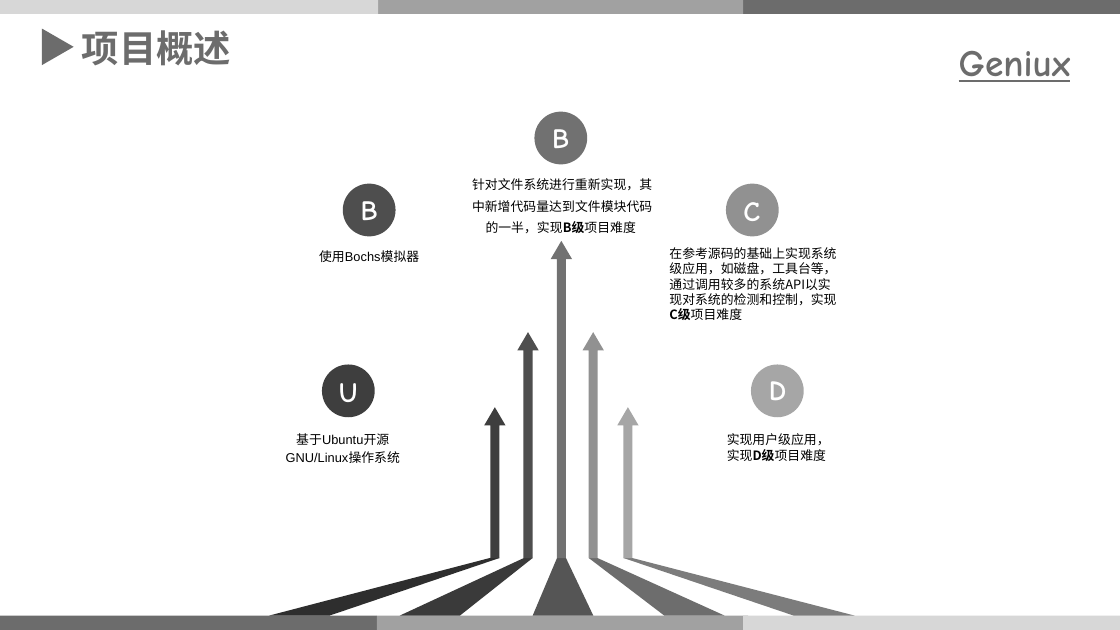
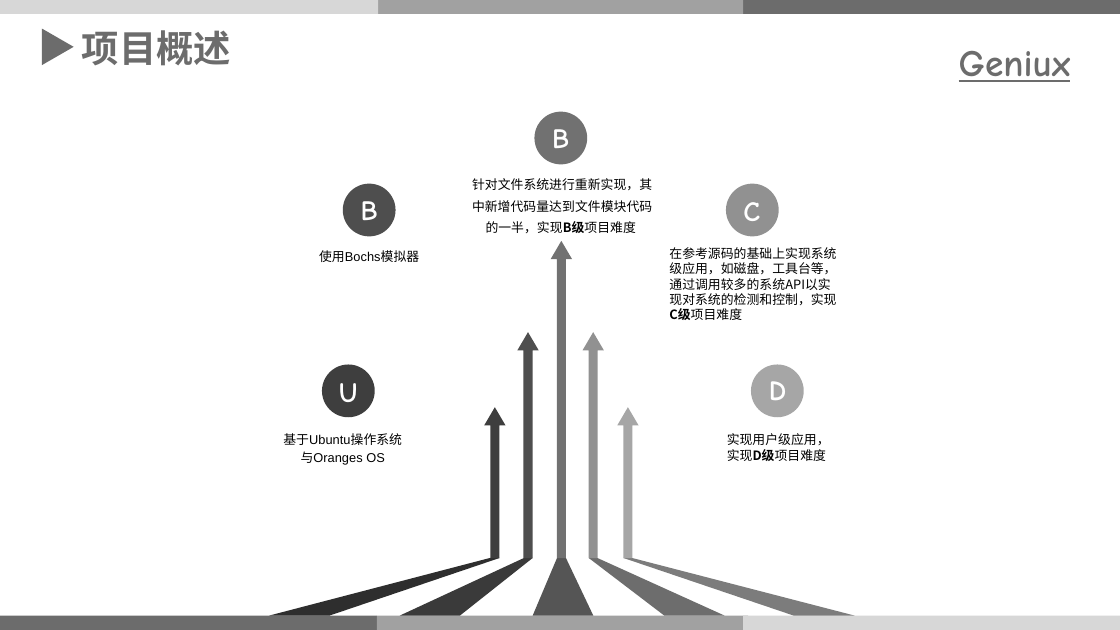
Before and after one commit to TJU-SSE-2018-OSLab/2018-OSLab, a slide deck: slide 4 of 操作系统答辩PPT.pptx. Drawn at 1120x630 pixels with LibreOffice and Linux fonts; fonts in the diff are those of the drawing; background and template pictures are left out. Boxes give left, top, right and bottom in pixels: in the first picture for what was removed or moved away, otherwise in the second. Text is boxed around its words. In the diff, an @@ line names an element or a change of style, - is before the commit and + after.

```diff
--- a/操作系统答辩PPT.pptx
+++ b/操作系统答辩PPT.pptx
@@ text at (283, 433, 402, 465): text changed @@
-基于Ubuntu开源GNU/Linux操作系统
+基于Ubuntu操作系统
+与Oranges OS
```
Also in this commit, not shown: 1 other slide changed, 1 slide added, 2 other files.
